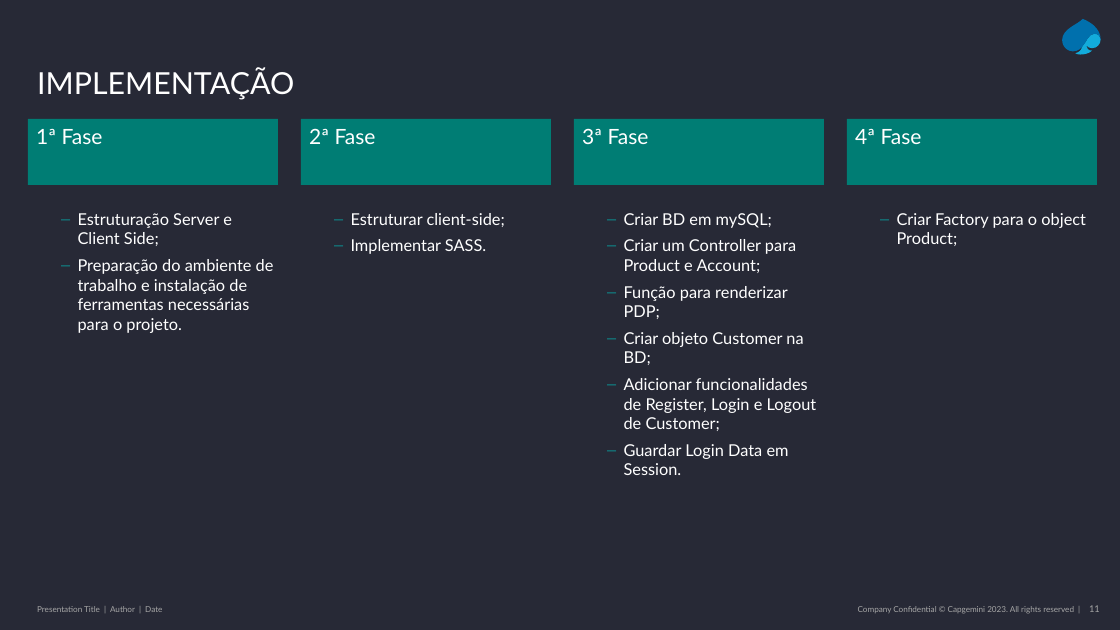
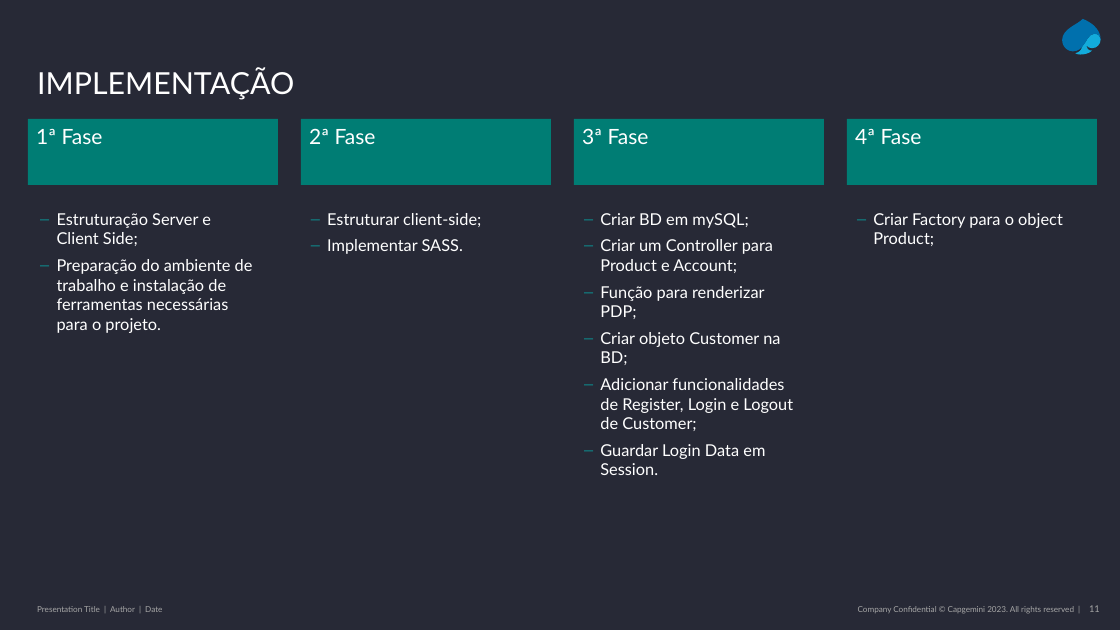
Before and after one commit to Pedro-MPC/1stproject, a slide deck: slide 11 of Apresentação e-commerce.pptx. Drawn at 1120x630 pixels with LibreOffice and Linux fonts; fonts in the diff are those of the drawing. Boxes give left, top, right and bottom in pixels: in the first picture for what was removed or moved away, otherwise in the second. Text is boxed around its words. In the diff, an @@ line names an element or a change of style, - is before the commit and + after.

```diff
--- a/Apresentação e-commerce.pptx
+++ b/Apresentação e-commerce.pptx
@@ text "Estruturação Server e Client Side;" moved from (x1=78, y1=213, x2=274, y2=333) to (x1=57, y1=213, x2=253, y2=333) @@
@@ 3 texts moved together from (x1=351, y1=213, x2=1086, y2=475) to (x1=327, y1=213, x2=1063, y2=475) @@
```
Also in this commit, not shown: 4 other slides changed, 1 other file.
